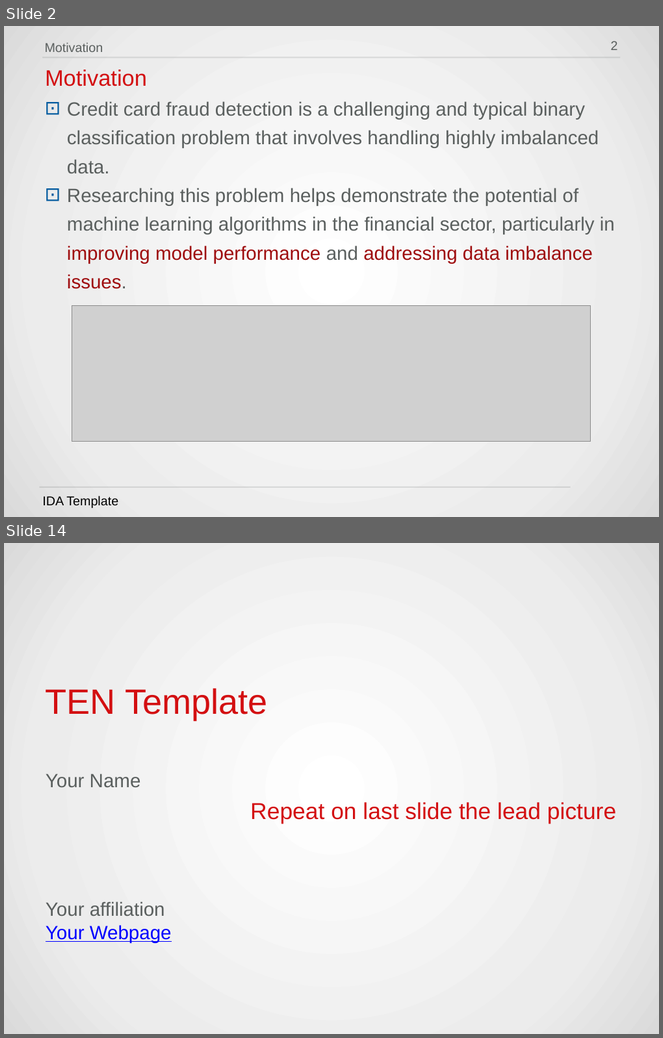
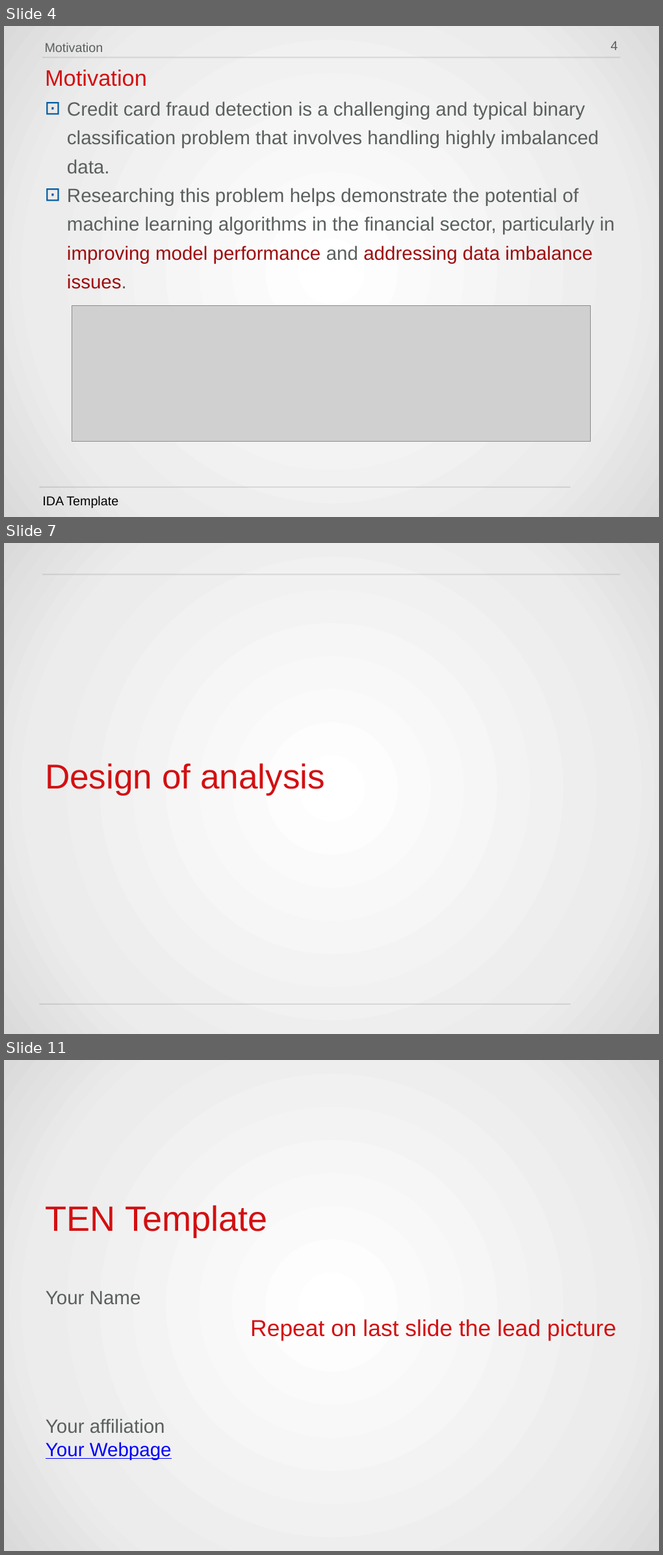
Before and after one commit to HWTeng-Teaching/202409-ML-FinTech, a slide deck: projects/5_機器學習應用於偵測信用卡詐欺的績效評估.pptx. Shown one above the other, each under a label of ours: slides 2 and 14 before the commit, slides 4, 7 and 11 after it; the slides between them are not shown. The pictures are 663x1038 and 663x1555 pixels, drawn with LibreOffice and Linux fonts; fonts in the diff are those of the drawing; grey boxes stand for pictures; background and template pictures are left out. Boxes give left, top, right and bottom in pixels: in the first picture for what was removed or moved away, otherwise in the second. Text is boxed around its words. In the diff, an @@ line names an element or a change of style, - is before the commit and + after.

```diff
--- a/projects/5_機器學習應用於偵測信用卡詐欺的績效評估.pptx
+++ b/projects/5_機器學習應用於偵測信用卡詐欺的績效評估.pptx
@@ slide 7 added at box(4, 543, 659, 1034), background gradient #FFFFFF to #ECECEC to #DADADA; not listed: 2 template elements that a slide beside it also shows @@
@@ text added at box(45, 763, 325, 795), 54 pt, text #D30F11 @@
+Design of analysis
@@ what was slide 2 is now slide 4 @@
@@ page number at box(611, 41, 618, 50): text changed @@
-2
+4
@@ what was slide 14 is now slide 11 @@
```
Also in this commit, not shown: 2 slides changed, 5 other slides added, 9 slides removed.
